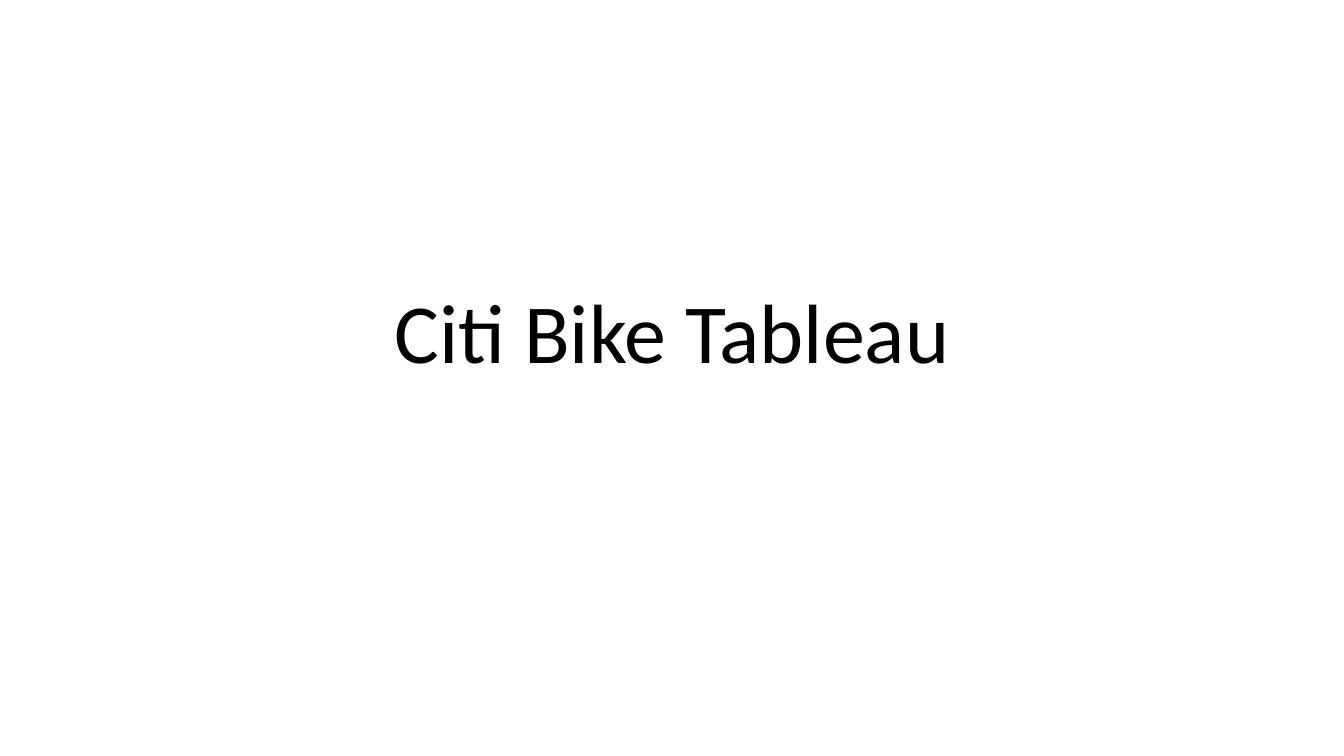
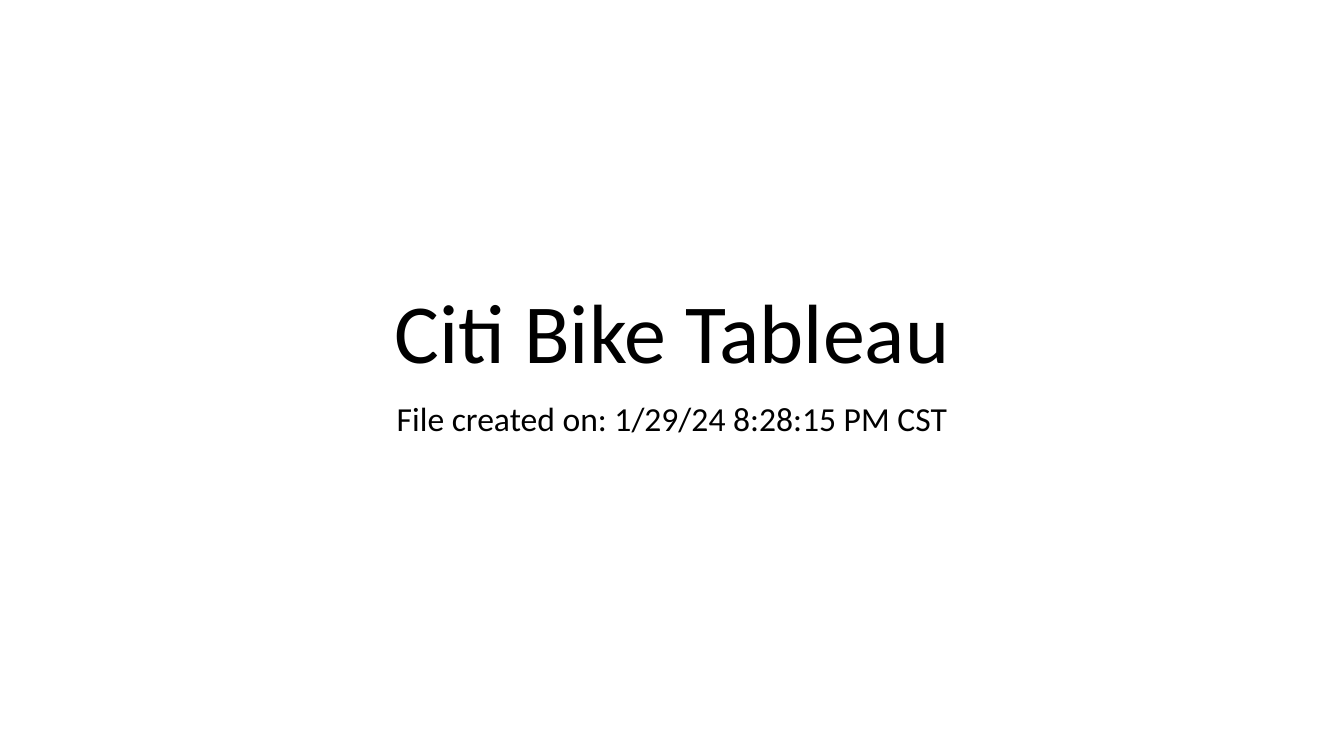
Before and after one commit to Kelsey2701/Citi_Bike, a slide deck: slide 1 of Citi Bike Tableau.pptx. Drawn at 1344x756 pixels with LibreOffice and Linux fonts; fonts in the diff are those of the drawing. Boxes give left, top, right and bottom in pixels: in the first picture for what was removed or moved away, otherwise in the second. Text is boxed around its words. In the diff, an @@ line names an element or a change of style, - is before the commit and + after.

```diff
--- a/Citi Bike Tableau.pptx
+++ b/Citi Bike Tableau.pptx
@@ subtitle added at <box>397,407,947,433</box>, 24 pt, text #000000 @@
+File created on: 1/29/24 8:28:15 PM CST
```
Also in this commit, not shown: 10 slides added, 6 slides removed, 3 other files.
